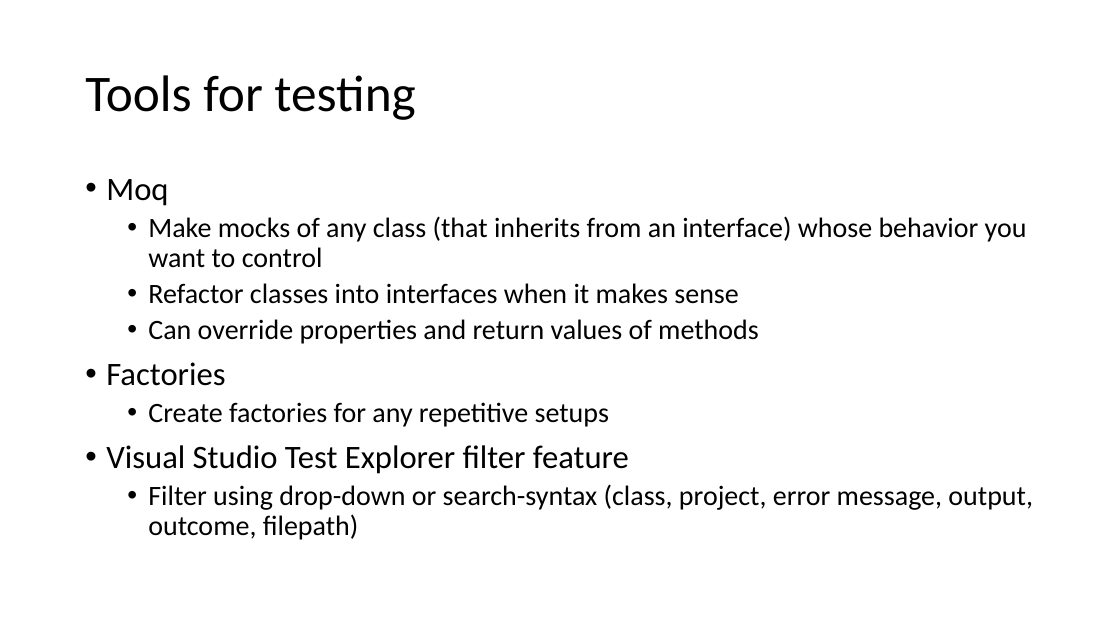
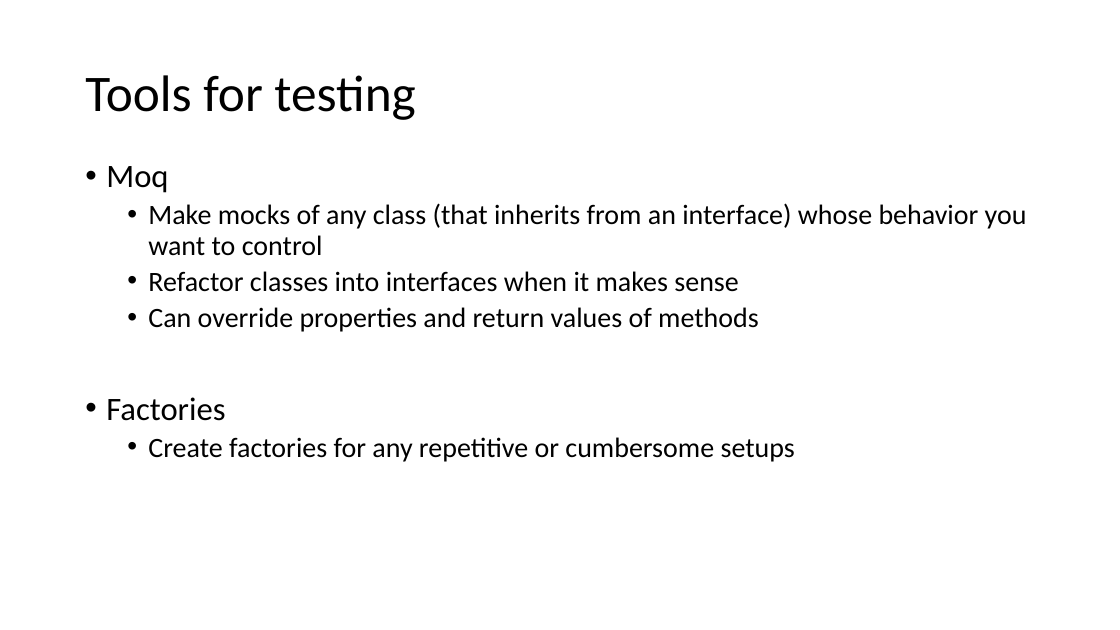
Before and after one commit to dnllowe/testing-presentation, a slide deck: slide 19 of testing-presentation.pptx (slide 16 before the commit). Drawn at 1120x630 pixels with LibreOffice and Linux fonts; fonts in the diff are those of the drawing. Boxes give left, top, right and bottom in pixels: in the first picture for what was removed or moved away, otherwise in the second. Text is boxed around its words. In the diff, an @@ line names an element or a change of style, - is before the commit and + after.

```diff
--- a/testing-presentation.pptx
+++ b/testing-presentation.pptx
@@ text "Moq": place and size @@
-text "Moq" at [106,179,1033,540]
+text "Moq" at [106,166,1027,462]
@@ text at [148,437,795,462]: text changed @@
-  • Create factories for any repetitive setups
-• Visual Studio Test Explorer filter feature
-  • Filter using drop-down or search-syntax (class, project, error message, output, outcome, filepath)
+  • Create factories for any repetitive or cumbersome setups
```
Also in this commit, not shown: 6 other slides changed, 8 slides added, 6 other files.
